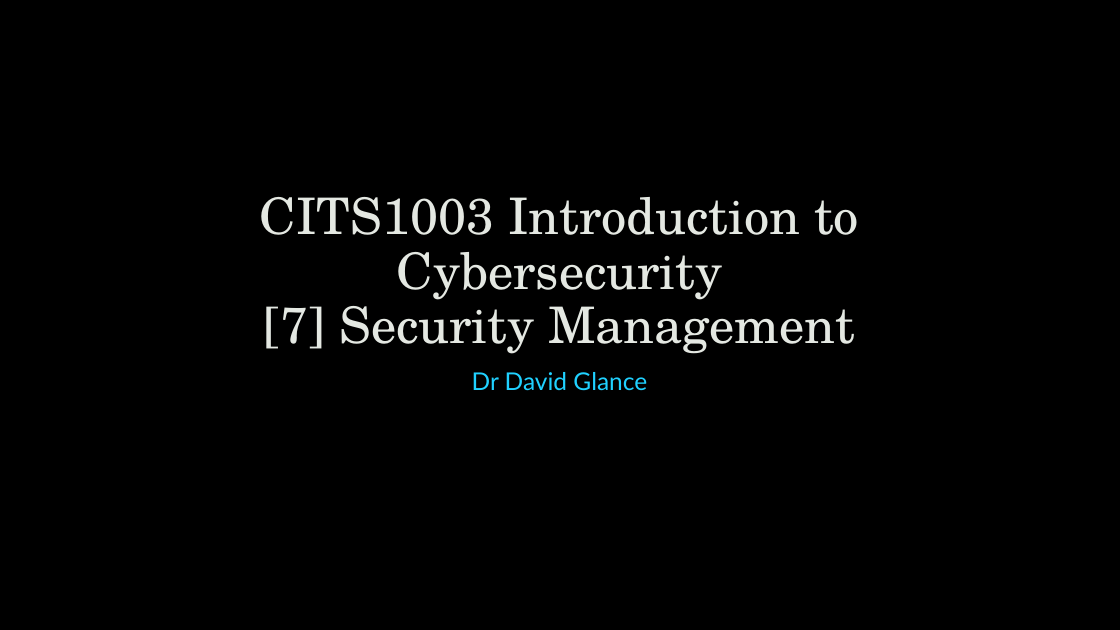
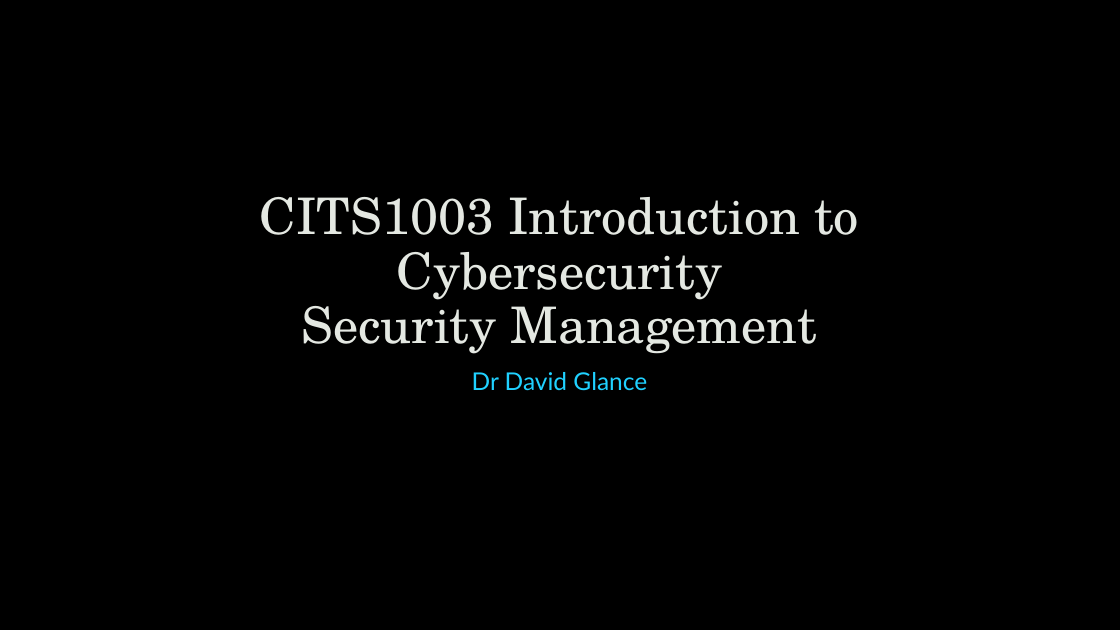
Before and after one commit to robert-mcknight/citx1003, a slide deck: slide 1 of cits1003-lecture_slides/CITS1003-7 Security Management.pptx. Drawn at 1120x630 pixels with LibreOffice and Linux fonts; fonts in the diff are those of the drawing; background and template pictures are left out. Boxes give left, top, right and bottom in pixels: in the first picture for what was removed or moved away, otherwise in the second. Text is boxed around its words. In the diff, an @@ line names an element or a change of style, - is before the commit and + after.

```diff
--- a/cits1003-lecture_slides/CITS1003-7 Security Management.pptx
+++ b/cits1003-lecture_slides/CITS1003-7 Security Management.pptx
@@ title at (260,197,859,354): text changed @@
-CITS1003 Introduction to Cybersecurity
-[7] Security Management
+CITS1003 Introduction to Cybersecurity
+Security Management
```
Also in this commit, not shown: 7 other files.
